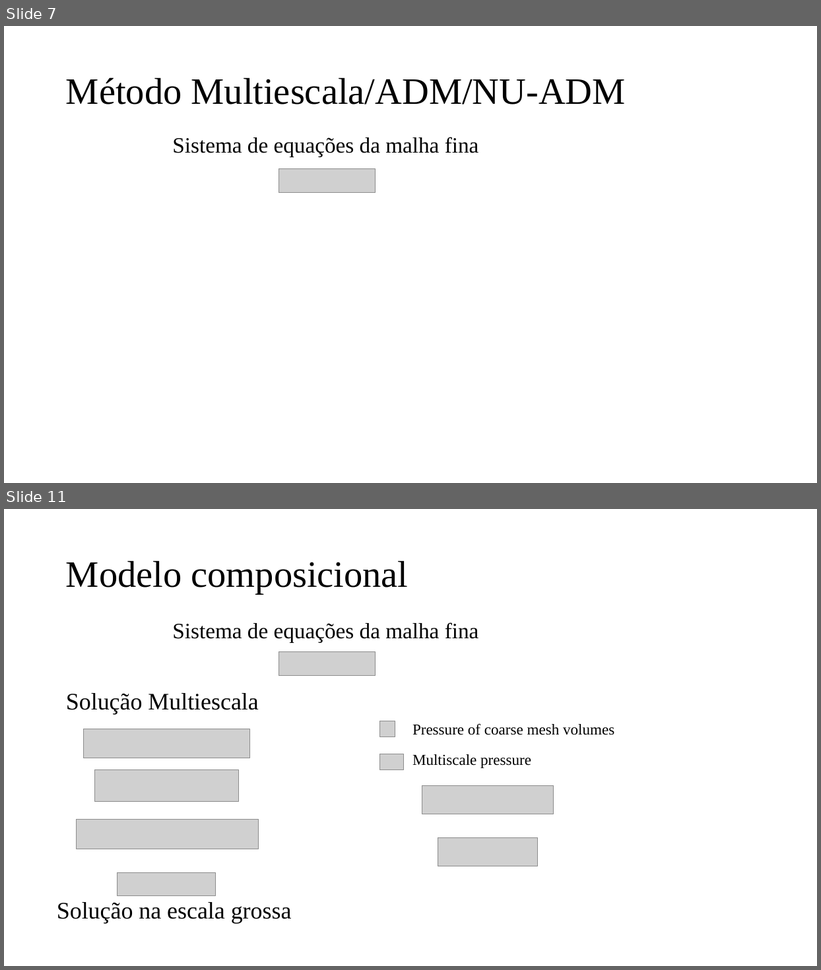
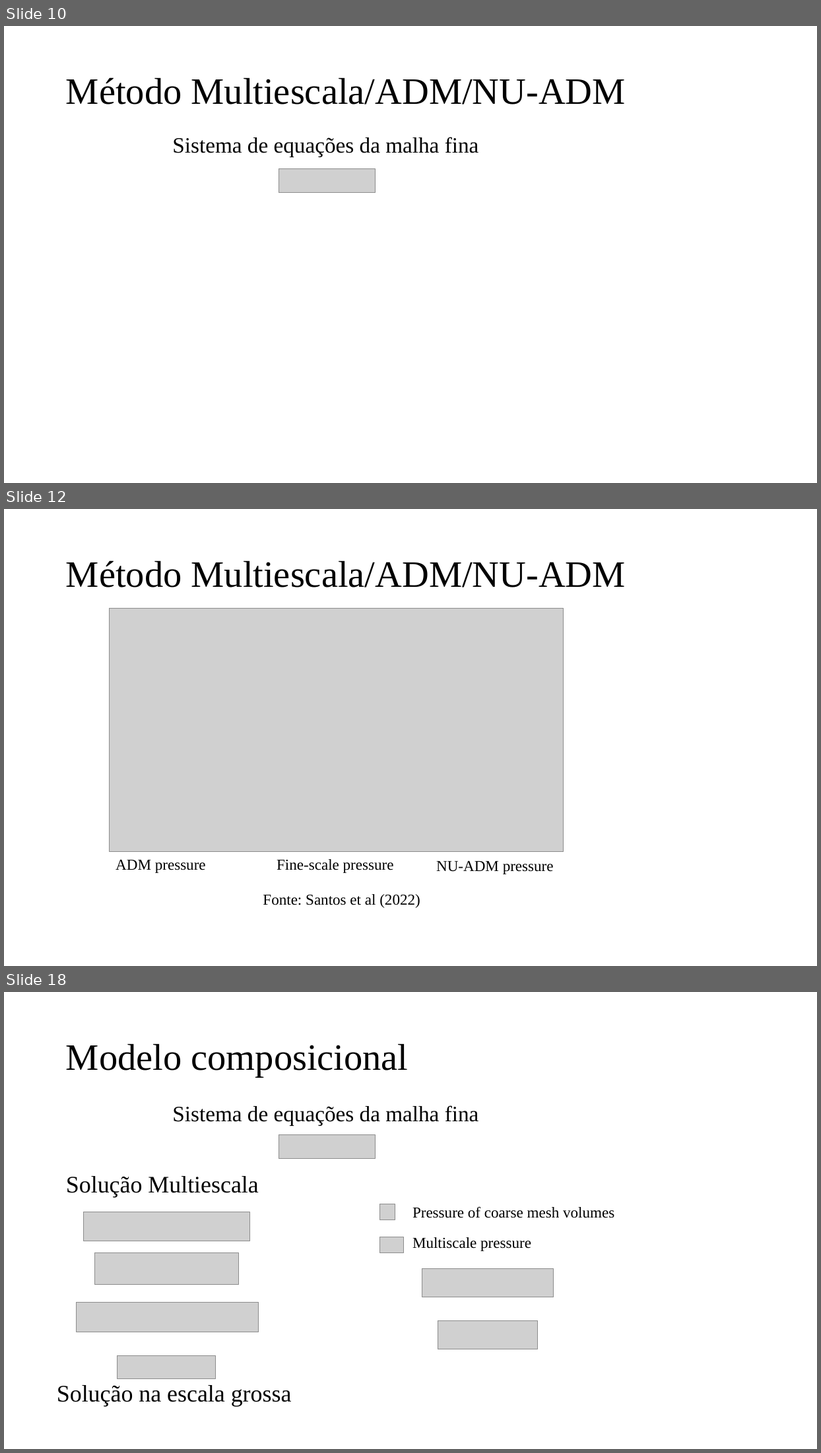
Before and after one commit to jpra2/matlab_mestrado, a slide deck: eds2/Apresentação EDS II.pptx. Shown one above the other, each under a label of ours: slides 7 and 11 before the commit, slides 10, 12 and 18 after it; the slides between them are not shown. The pictures are 821x970 and 821x1453 pixels, drawn with LibreOffice and Linux fonts; fonts in the diff are those of the drawing; grey boxes stand for pictures. Boxes give left, top, right and bottom in pixels: in the first picture for what was removed or moved away, otherwise in the second. Text is boxed around its words. In the diff, an @@ line names an element or a change of style, - is before the commit and + after.

```diff
--- a/eds2/Apresentação EDS II.pptx
+++ b/eds2/Apresentação EDS II.pptx
@@ slide 12 added at bbox=[4, 509, 817, 966], background #FFFFFF @@
@@ title added at bbox=[66, 560, 626, 588], 44 pt, text #000000 @@
+Método Multiescala/ADM/NU-ADM
@@ picture added at bbox=[110, 609, 564, 852] @@
@@ text added at bbox=[116, 859, 206, 873], 18 pt, text #000000 @@
+ADM pressure
@@ text added at bbox=[277, 859, 394, 873], 18 pt, text #000000 @@
+Fine-scale pressure
@@ text added at bbox=[436, 861, 554, 875], 18 pt, text #000000 @@
+NU-ADM pressure
@@ text added at bbox=[263, 894, 420, 908], 18 pt, text #000000 @@
+Fonte: Santos et al (2022)
@@ what was slide 7 is now slide 10 @@
@@ what was slide 11 is now slide 18 @@
```
Also in this commit, not shown: 4 slides changed, 27 other slides added.
